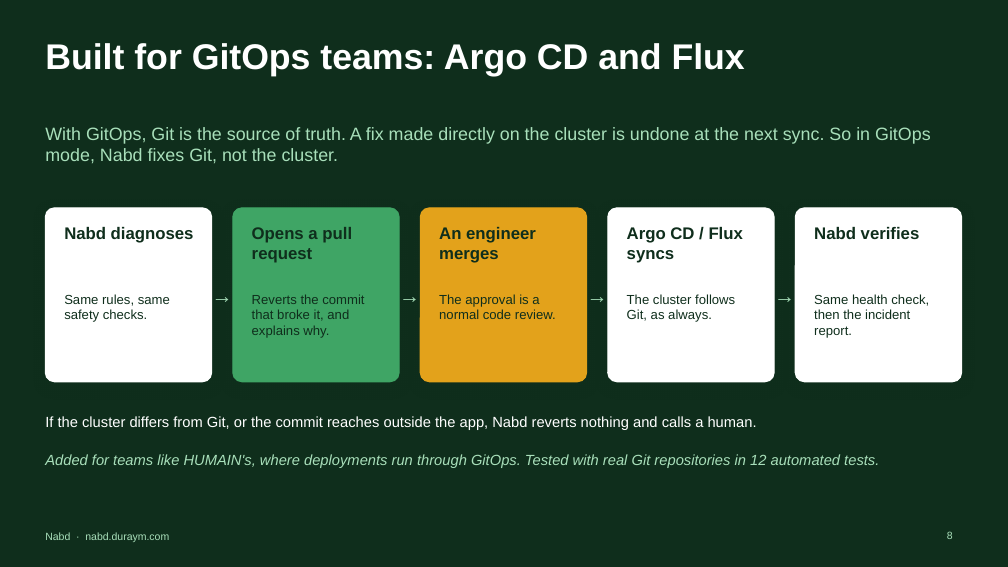
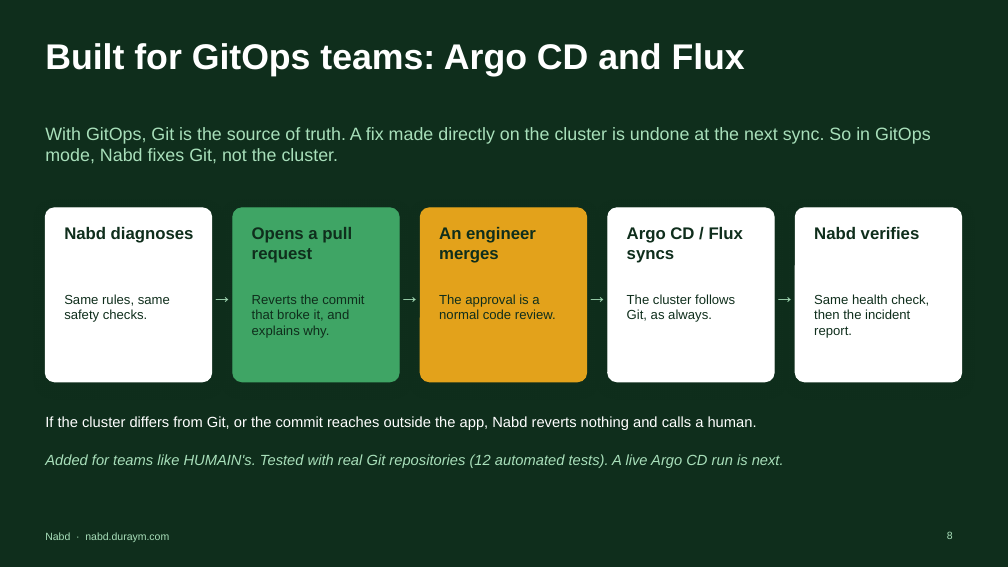
Before and after one commit to moaddreem/k8s-healing-agent, a slide deck: slide 8 of submission/Nabd-deck.pptx. Drawn at 1008x567 pixels with LibreOffice and Linux fonts; fonts in the diff are those of the drawing. Boxes give left, top, right and bottom in pixels: in the first picture for what was removed or moved away, otherwise in the second. Text is boxed around its words. In the diff, an @@ line names an element or a change of style, - is before the commit and + after.

```diff
--- a/submission/Nabd-deck.pptx
+++ b/submission/Nabd-deck.pptx
@@ text at (45,454,784,468): text changed @@
-Added for teams like HUMAIN's, where deployments run through GitOps. Tested with real Git repositories in 12 automated tests.
+Added for teams like HUMAIN's. Tested with real Git repositories (12 automated tests). A live Argo CD run is next.
```
Also in this commit, not shown: 2 other slides changed, 9 other files.
